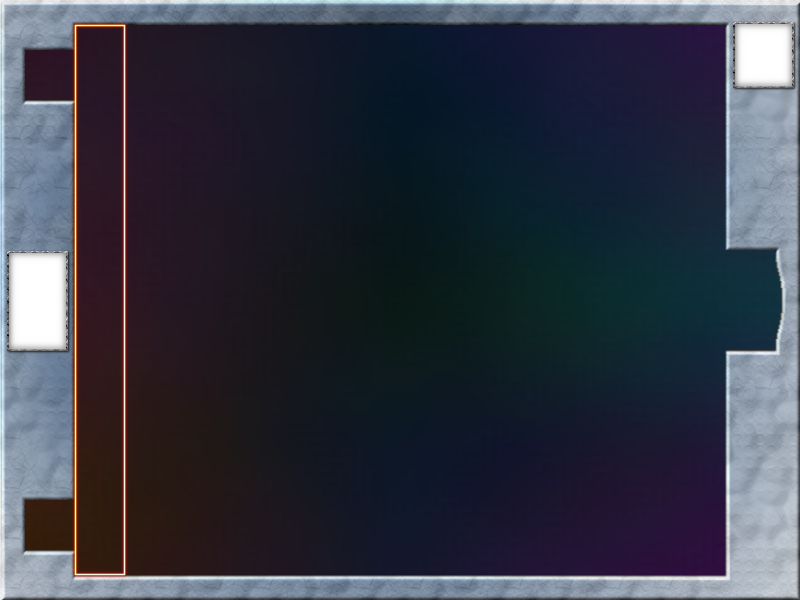
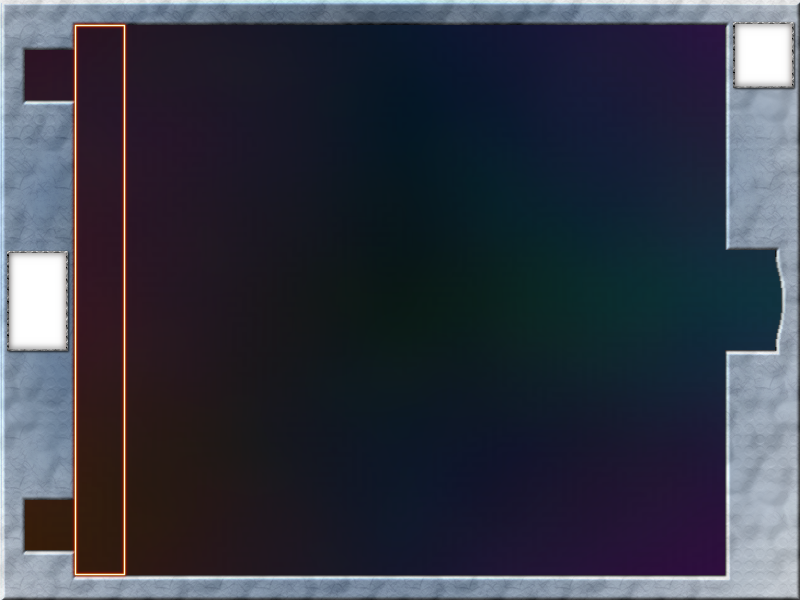
Comparing the layer stacks of the two 800px x 600px images. Changes:
renamed "Clipboard" to "CurvedEdge", moved it above "New Layer#2" over [775, 250, 778, 351]
